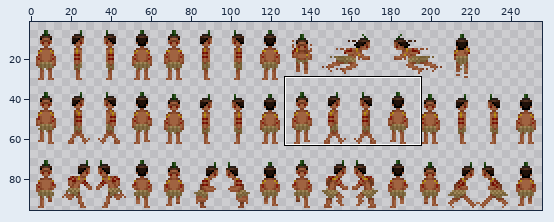
Two versions of one sprite sheet, Assets/Sprites/Player/player.png. Above, an overview of the earlier version with the close-up marked.
Close-up. Before the commit:
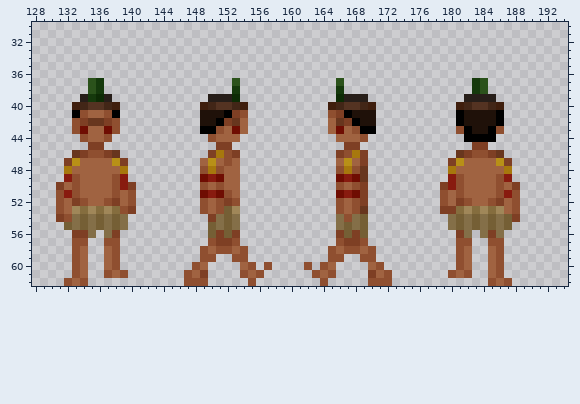
The file is 256x96 pixels. Colours within 5 levels of each other are drawn and written as one. Shown: x 128..194, y 30..62. The wide view leaves out empty margins.
New version:
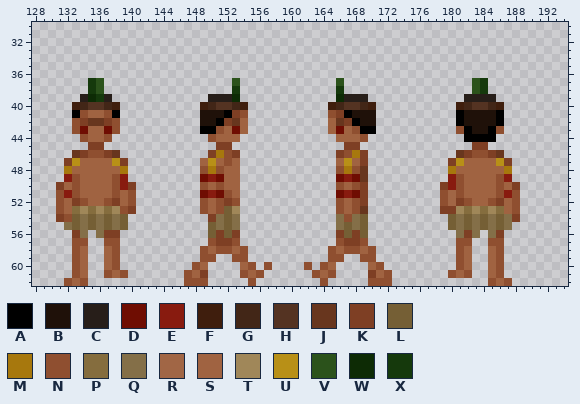
Palette (. is transparent): A #000000  B #1f1109  C #271e19  D #6f0d02  E #881b0f  F #3f1e0d  G #422617  H #543322  J #68361e  K #7e3f24  L #755f35  M #a7780d  N #8f4f30  P #856d3e  Q #846f48  R #a06341f7  S #a06341  T #a08759  U #b89017  V #2b521b  W #0d2b05  X #15390c
Diff:
{"y":37,"x":135,"old":"VX","new":"XV"}
{"y":37,"x":183,"old":"XV","new":"VX"}
{"y":38,"x":135,"old":"VX","new":"XV"}
{"y":38,"x":183,"old":"XV","new":"VX"}
{"y":39,"x":135,"old":"XW","new":"WX"}
{"y":53,"x":133,"old":"TPTPTP","new":"PTPTPT"}
{"y":53,"x":181,"old":"PTPTPT","new":"TPTPTP"}
{"y":54,"x":133,"old":"QLQLQLQ","new":"LQLQLQL"}
{"y":54,"x":180,"old":"QLQLQLQL","new":"LQLQLQLQ"}
{"y":55,"x":132,"old":"LQLQLQLQ","new":"QLQLQLQL"}
{"y":55,"x":180,"old":"QLQLQLQL","new":"LQLQLQLQ"}
{"y":56,"x":134,"old":"KQ.Q","new":"Q.QK"}
{"y":56,"x":181,"old":"KQ.QKQ","new":"QKQ.QK"}
{"label":"changed","picture_box":[88,78,104,102]}
{"label":"changed","picture_box":[472,78,488,94]}
{"label":"changed","picture_box":[64,206,128,238]}
{"label":"changed","picture_box":[448,206,512,238]}
